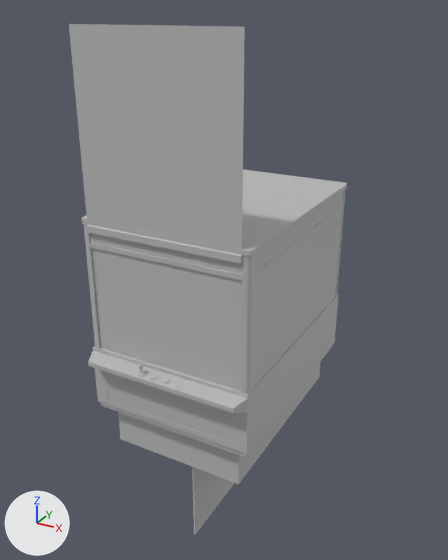
Before and after pictures for a commit that changed the FBX model Assets/Model/creangame_02.fbx.
Rendered twice from a camera (50 mm lens) standing at (2.54, -4.59, 3.74) and looking at (0.01, 0.01, 1.45). Arrows for +X, +Y and +Z are at lower left; the lights stay in place. Where no turn or scale is listed for an object, it has been applied to the vertices. Vertices at the same position are counted once.

The older version as bpy lines, for what is in view:
```python
me_mesh_001 = bpy.data.meshes.new('Mesh.001')
me_mesh_001.from_pydata(...)  # 98 vertices, 66 faces; spans x -0.15..0.15, y -0.82..0.82, z -0.86..0.03
me_mesh_001.materials.append(mat_lambert1)  # grey #bcbcbc
me_mesh_006 = bpy.data.meshes.new('Mesh.006')
me_mesh_006.from_pydata(...)  # 606 vertices, 511 faces; spans x -0.77..0.77, y -1.11..1.11, z 0.0..2.2
me_mesh_006.materials.append(mat_lambert1)  # grey #bcbcbc
me_mesh_007 = bpy.data.meshes.new('Mesh.007')
me_mesh_007.from_pydata(...)  # 58 vertices, 22 faces; spans x -0.75..0.75, y -0.02..2.05, z -1.57..0.08
me_mesh_007.materials.append(mat_lambert1)  # grey #bcbcbc
me_mesh_008 = bpy.data.meshes.new('Mesh.008')
me_mesh_008.from_pydata(...)  # 10 vertices, 6 faces; spans x -0.69..0.69, y -0.01..0.0, z -0.77..0.77
me_mesh_008.materials.append(mat_lambert1)  # grey #bcbcbc
ob_game_base01 = bpy.data.objects.new('Game_base01', me_mesh_006)
ob_game_base01.location = (0.0, 0.0, 0.0)
ob_game_glass01 = bpy.data.objects.new('Game_glass01', me_mesh_007)
ob_game_glass01.location = (0.0, -0.956, 2.08)
ob_game_output01 = bpy.data.objects.new('Game_output01', me_mesh_001)
ob_game_output01.location = (0.0, 0.0, 0.0)
ob_game_shutter01 = bpy.data.objects.new('Game_shutter01', me_mesh_008)
ob_game_shutter01.location = (0.0, -0.974, 2.868)
```
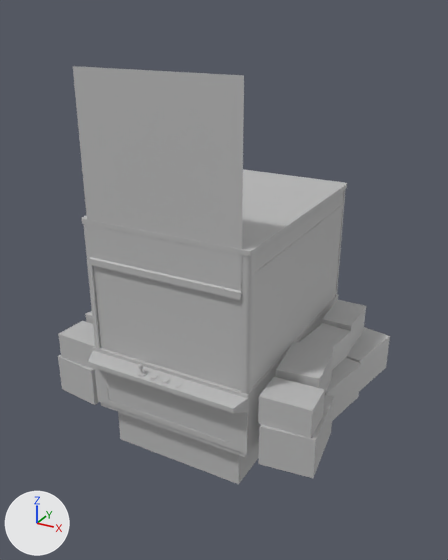
Where the newer file only moved an object's origin or applied its transform, the numbers keep the older frame.

Edits to the bpy script that builds the scene:
```text
Change me_mesh_001:
    where me_mesh_001.from_pydata(...)  # 98 vertices, 66 faces; spans x -0.15..0.15, y -0.82..0.82, z -0.86..0.03
    used by ob_game_output01; location = (0.0, 0.0, 0.0)
    me_mesh_001 part 7: the loose piece of 32 vertices spanning x 0.13..0.15, y -0.81..0.81, z -0.86..0.03 is deleted
Change me_mesh_006:
    used by ob_game_base01; location = (0.0, 0.0, 0.0)
    remove me_mesh_006.from_pydata(...)  # 606 vertices, 511 faces; spans x -0.77..0.77, y -1.11..1.11, z 0.0..2.2
    add me_mesh_006.from_pydata(...)  # 718 vertices, 595 faces; spans x -2.26..0.4, y -1.78..0.43, z -0.91..1.29
    me_mesh_006 part 1: the loose piece of 54 vertices spanning x -0.77..0.77, y -0.98..1.11, z 2.16..2.2 is moved by (-0.97, -0.67, -0.91)
    me_mesh_006 part 2: the loose piece of 12 vertices spanning x 0.74..0.75, y -0.9..1.04, z 1.02..1.05 is moved by (-0.97, -0.67, -0.91)
    me_mesh_006 part 3: the loose piece of 74 vertices spanning x -0.76..0.76, y -1.11..1.11, z 0.0..1.02 is moved by (-0.97, -0.67, -0.91)
    me_mesh_006 part 4: a new loose piece, a box spanning x -0.14..0.14, y -0.24..0.24, z -0.14..0.14, in mat_lambert1 (grey #bcbcbc)
    me_mesh_006 part 5: 56 vertices added at x -2.26..-1.69, y -1.66..0.36, z -0.51..0.15
    me_mesh_006 part 6: 48 vertices added at x -0.24..0.4, y -1.66..0.36, z -0.51..0.15
Change ob_game_output01:
    ob_game_output01.location: (0.0, 0.0, 0.0) -> (-0.288, -0.842, 1.018)
Change ob_game_shutter01:
    ob_game_shutter01.location: (0.0, -0.974, 2.868) -> (0.0, -0.974, 2.587)
Change ob_game_base01:
    ob_game_base01.location: (0.0, 0.0, 0.0) -> (0.968, 0.674, 0.913)
```

Boxes (x1, y1, x2, y2) around the edits, measured in the pictures (448 x 560 px; the box of a moved part takes in the faces that stretch with it):
'Game_shutter01', moved
    before: (69, 24, 245, 264)
    after: (73, 66, 244, 300)
'Game_base01', reshaped, moved (25% wider)
    before: (82, 169, 347, 484)
    after: (58, 169, 390, 484)
'Game_output01', reshaped, moved (not visible afterwards)
    before: (192, 467, 234, 534)
part 1 of me_mesh_006, moved or reshaped
    both: (82, 169, 347, 256)
part 2 of me_mesh_006, moved or reshaped
    both: (252, 296, 335, 388)
part 3 of me_mesh_006, moved or reshaped
    both: (88, 294, 339, 484)
part 4 of me_mesh_006, added
    after: (321, 300, 366, 351)
part 5 of me_mesh_006, added
    after: (58, 311, 99, 405)
part 6 of me_mesh_006, added
    after: (258, 323, 390, 478)
